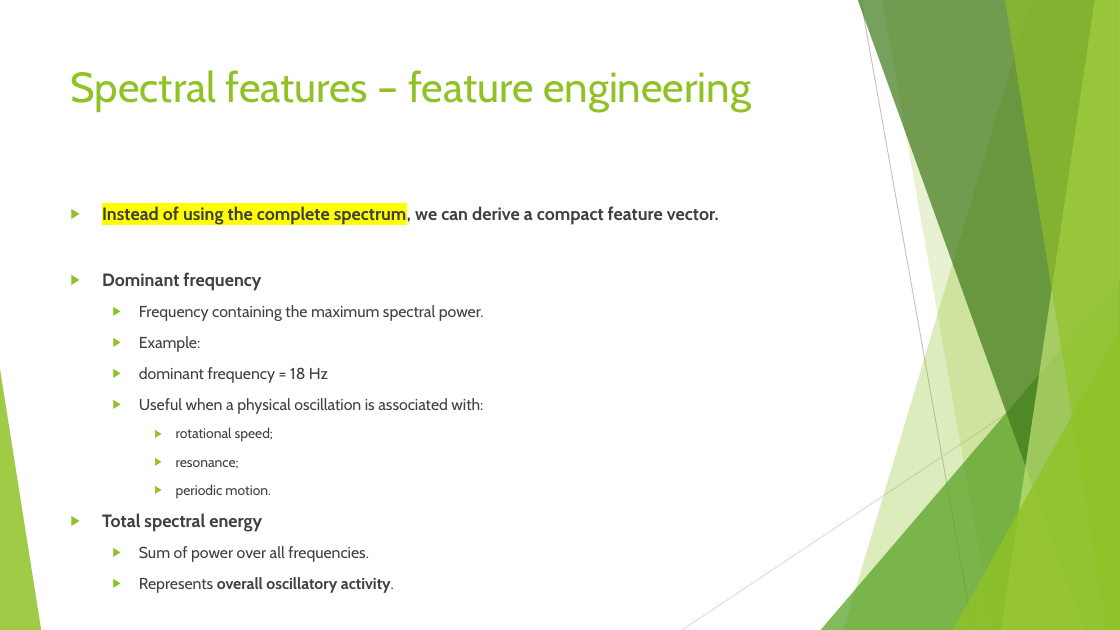
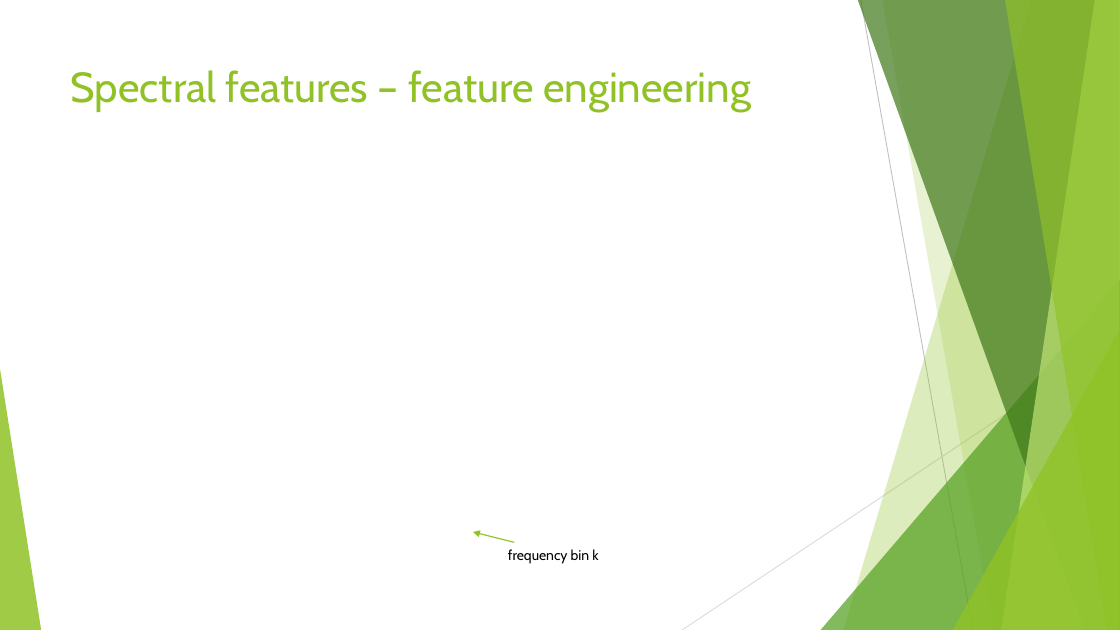
Before and after one commit to FranzGH/timeseries, a slide deck: slide 89 of Slides/03 Traditional Baselines and Feature-Based Machine Learning.pptx (slide 82 before the commit). Drawn at 1120x630 pixels with LibreOffice and Linux fonts; fonts in the diff are those of the drawing; grey boxes stand for pictures. Boxes give left, top, right and bottom in pixels: in the first picture for what was removed or moved away, otherwise in the second. Text is boxed around its words. In the diff, an @@ line names an element or a change of style, - is before the commit and + after.

```diff
--- a/Slides/03 Traditional Baselines and Feature-Based Machine Learning.pptx
+++ b/Slides/03 Traditional Baselines and Feature-Based Machine Learning.pptx
@@ text removed at (102, 205, 719, 562) @@
-▶ Instead of using the complete spectrum, we can derive a compact feature vector.
-▶ Dominant frequency
-  ▶ Frequency containing the maximum spectral power.
-  ▶ Example:
-  ▶ dominant frequency = 18 Hz
-  ▶ Useful when a physical oscillation is associated with:
-    ▶ rotational speed;
-    ▶ resonance;
-    ▶ periodic motion.
-▶ Total spectral energy
-  ▶ Sum of power over all frequencies.
-  ▶ Represents overall oscillatory activity.
@@ arrow added from (514, 543) to (473, 532), #90C226 1 pt @@
@@ text added at (508, 549, 598, 564), 12 pt, text #000000 @@
+frequency bin k
```
Also in this commit, not shown: 34 other slides changed, 15 slides added, 4 slides removed.
